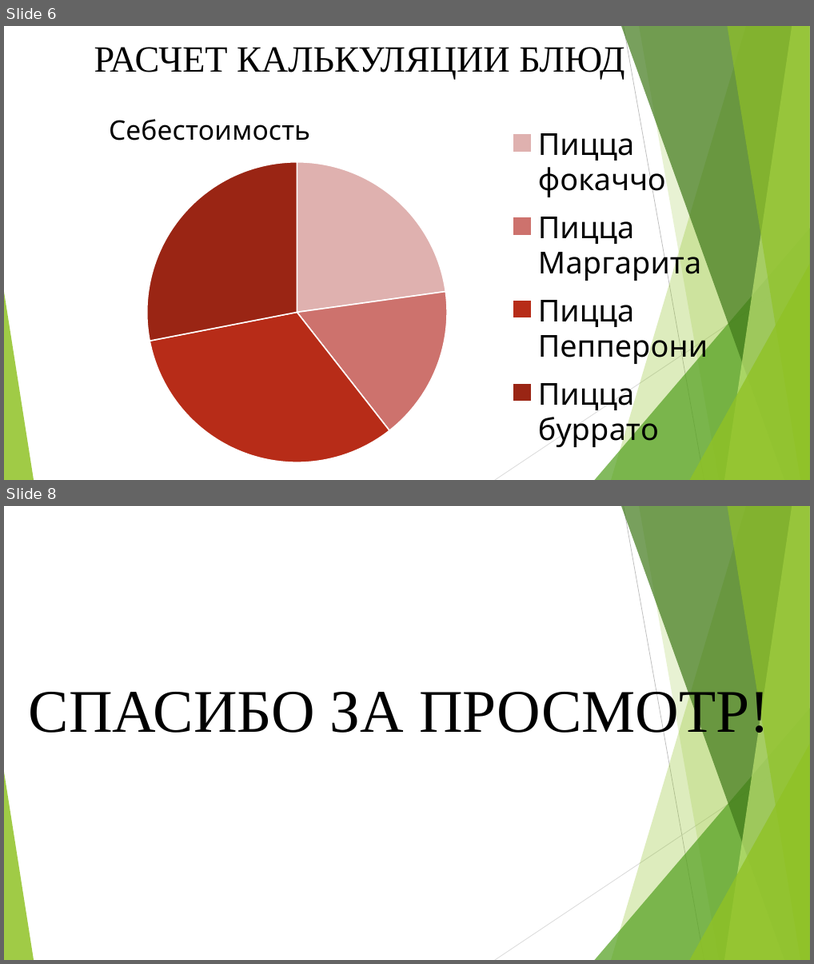
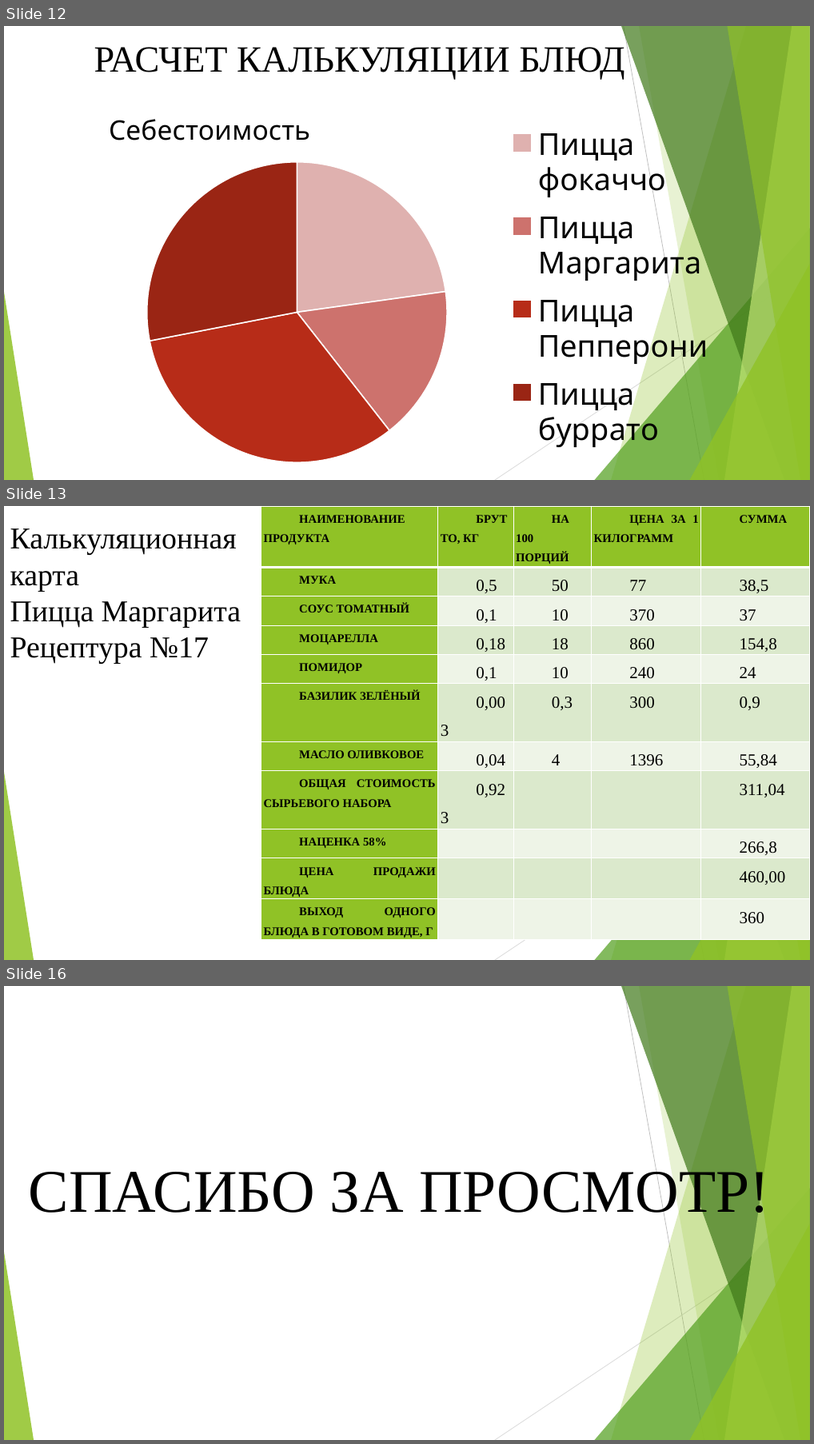
Before and after one commit to David2261/Scheme_Automation, a slide deck: 2023/Диплом/Алина/Презентация.pptx. Shown one above the other, each under a label of ours: slides 6 and 8 before the commit, slides 12, 13 and 16 after it; the slides between them are not shown. The pictures are 814x964 and 814x1444 pixels, drawn with LibreOffice and Linux fonts; fonts in the diff are those of the drawing. Boxes give left, top, right and bottom in pixels: in the first picture for what was removed or moved away, otherwise in the second. Text is boxed around its words. In the diff, an @@ line names an element or a change of style, - is before the commit and + after.

```diff
--- a/2023/Диплом/Алина/Презентация.pptx
+++ b/2023/Диплом/Алина/Презентация.pptx
@@ slide 13 added at box(4, 506, 810, 960), background #FFFFFF; not listed: 10 template elements that a slide beside it also shows @@
@@ title added at box(10, 528, 241, 664), 36 pt, text #000000 @@
+Калькуляционная карта
+Пицца Маргарита
+Рецептура №17
@@ table added at box(261, 506, 810, 940), 11 rows, 5 columns @@
+НАИМЕНОВАНИЕ ПРОДУКТА | БРУТТО, КГ | НА 100 ПОРЦИЙ | ЦЕНА ЗА 1 КИЛОГРАММ | СУММА
+МУКА | 0,5 | 50 | 77 | 38,5
+СОУС ТОМАТНЫЙ | 0,1 | 10 | 370 | 37
+МОЦАРЕЛЛА | 0,18 | 18 | 860 | 154,8
+ПОМИДОР | 0,1 | 10 | 240 | 24
+БАЗИЛИК ЗЕЛЁНЫЙ | 0,003 | 0,3 | 300 | 0,9
+МАСЛО ОЛИВКОВОЕ | 0,04 | 4 | 1396 | 55,84
+ОБЩАЯ СТОИМОСТЬ СЫРЬЕВОГО НАБОРА | 0,923 |  |  | 311,04
+НАЦЕНКА 58% |  |  |  | 266,8
+ЦЕНА ПРОДАЖИ БЛЮДА |  |  |  | 460,00
+ВЫХОД ОДНОГО БЛЮДА В ГОТОВОМ ВИДЕ, Г |  |  |  | 360
@@ what was slide 6 is now slide 12 @@
@@ what was slide 8 is now slide 16 @@
```
Also in this commit, not shown: 5 slides changed, 8 other slides added, 1 slide removed, 1 other file.
